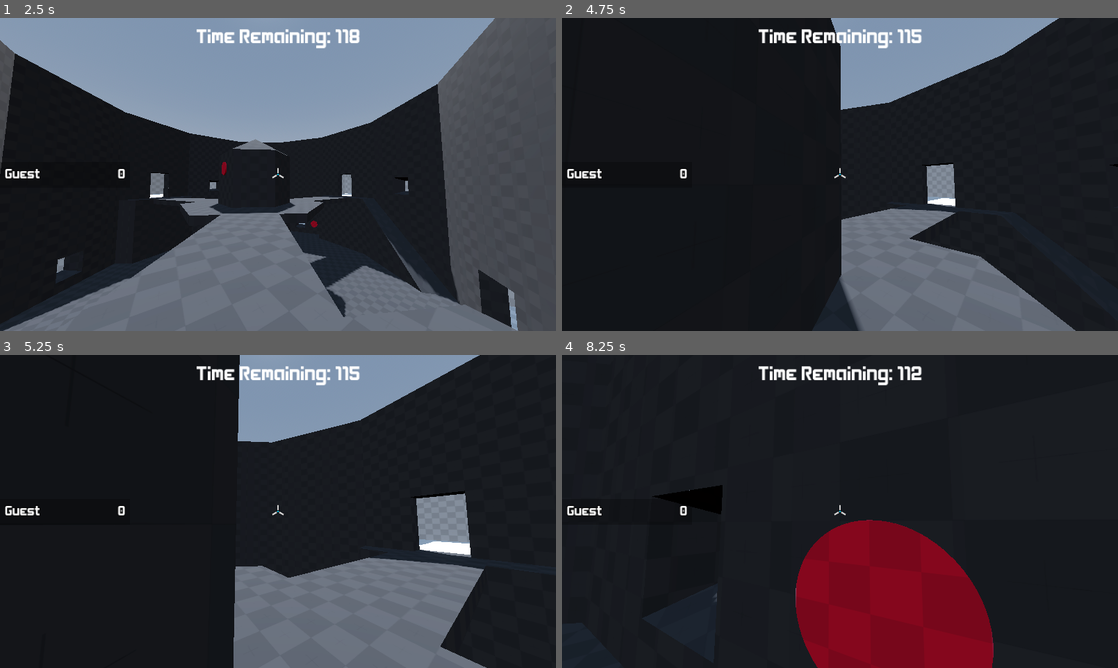
Above: before the commit, frames 1-4 (two rows, left to right).
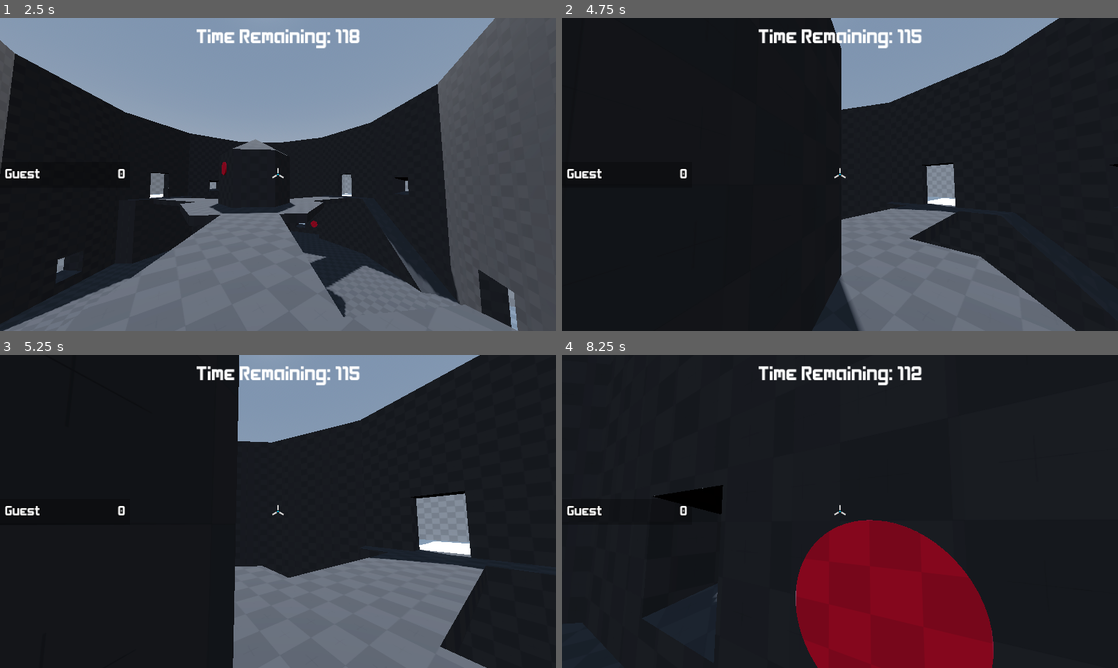
Above: after the commit, the same moments.

Repository: kdreese/godot-3D-shooter-project
Game: Godot game, scene res://src/states/menus/menu.tscn
The game is run twice, just before and just after one commit, with the same random seed, the same clock (stepped at 60 frames per second) and the same inputs.
Inputs (mouse positions are in pixels of both pictures, inside the frame that each line leads up to):
- Up to frame 1 (2.5 s): click "Free Play" at 0.5 s; move the mouse to (305, 174) at 1.27 s; hold Right mouse button (melee_attack) 1.28-2.03 s; hold W (move_forwards) from 1.28 s (still down); tap Space (jump) at 1.52, 2.27 s; move the mouse to (250, 174) at 2.02 s; click (250, 174) at 2.1 s
- Up to frame 2 (4.75 s): keep holding W (move_forwards); move the mouse to (851, 168) at 2.77 s; hold Right mouse button (melee_attack) 2.78-3.53 s; move the mouse to (834, 180) at 3.52 s; click (834, 180) at 3.6 s; tap Space (jump) at 3.77, 4.52 s; move the mouse to (878, 177) at 4.27 s; hold Right mouse button (melee_attack) from 4.28 s (still down)
- Up to frame 3 (5.25 s): keep holding W (move_forwards); move the mouse to (233, 508) at 5.02 s; release Right mouse button (melee_attack) at 5.03 s; click (233, 508) at 5.1 s
- Up to frame 4 (8.25 s): tap Space (jump) at 5.27, 6.77, 7.52 s; move the mouse to (845, 511) at 5.77 s; hold Right mouse button (melee_attack) 5.78-6.53 s; move the mouse to (817, 505) at 6.52 s; release W (move_forwards) at 6.53 s; hold D (move_right) 6.53-7.28 s; click (817, 505) at 6.6 s; move the mouse to (867, 511) at 7.27 s; hold Right mouse button (melee_attack) 7.28-8.03 s; hold W (move_forwards) from 7.28 s (still down); move the mouse to (812, 511) at 8.02 s; click (812, 511) at 8.1 s

Frame 1 is identical in both runs. In frame 2, less than 0.1% of the frame differs, in the area x 48-93%, y 1-100%; in frame 3, less than 0.1%, in the area x 41-87%, y 0-100%; in frame 4, less than 0.1%.

Commit message:
Added death barrier.

Diff:
--- a/src/levels/arena.tscn
+++ b/src/levels/arena.tscn
@@ -1,8 +1,9 @@
-[gd_scene load_steps=7 format=3 uid="uid://comegerv7kpdp"]
+[gd_scene load_steps=8 format=3 uid="uid://comegerv7kpdp"]
 
 [ext_resource type="PackedScene" uid="uid://bv7bliqu5vy4w" path="res://src/levels/geometry/arena.tscn" id="1_wx3bi"]
 [ext_resource type="PackedScene" uid="uid://dsa72p11ys28g" path="res://src/objects/target.tscn" id="2_r6q6b"]
 [ext_resource type="PackedScene" uid="uid://lrk6kkcr456q" path="res://src/objects/spawn_point.tscn" id="3_dgmbr"]
+[ext_resource type="PackedScene" uid="uid://cw7i2o0qsw3v1" path="res://src/objects/death_barrier.tscn" id="4_l420g"]
 
 [sub_resource type="ProceduralSkyMaterial" id="ProceduralSkyMaterial_v2xil"]
 sky_horizon_color = Color(0.64625, 0.65575, 0.67075, 1)
@@ -356,3 +357,6 @@
 projection = 1
 fov = 90.0
 size = 50.0
+
+[node name="DeathBarrier" parent="." instance=ExtResource("4_l420g")]
+transform = Transform3D(1, 0, 0, 0, 1, 0, 0, 0, 1, 2.08165e-12, -10, 2.08165e-12)
--- /dev/null
+++ b/src/objects/death_barrier.gd
@@ -0,0 +1,6 @@
+extends Area3D
+
+
+func _on_body_entered(body: Node3D):
+	var player := body as Player
+	player.on_death_barrier()
--- /dev/null
+++ b/src/objects/death_barrier.tscn
@@ -0,0 +1,14 @@
+[gd_scene load_steps=3 format=3 uid="uid://cw7i2o0qsw3v1"]
+
+[ext_resource type="Script" path="res://src/objects/death_barrier.gd" id="1_wi6js"]
+
+[sub_resource type="WorldBoundaryShape3D" id="WorldBoundaryShape3D_3340n"]
+
+[node name="DeathBarrier" type="Area3D"]
+collision_mask = 2
+script = ExtResource("1_wi6js")
+
+[node name="CollisionShape3D" type="CollisionShape3D" parent="."]
+shape = SubResource("WorldBoundaryShape3D_3340n")
+
+[connection signal="body_entered" from="." to="." method="_on_body_entered"]
--- a/src/objects/player.gd
+++ b/src/objects/player.gd
@@ -255,6 +255,10 @@
 		rpc("ive_been_hit")
 
 
+func on_death_barrier() -> void:
+	rpc("ive_been_hit")
+
+
 func on_respawn() -> void:
 	emit_signal("player_spawn")
 	is_active = true
--- a/src/states/game.gd
+++ b/src/states/game.gd
@@ -248,7 +248,7 @@
 			func(x): return x.assigned_player_id == player_id
 		)
 		for spawn_point in assigned_spawn_points:
-			spawn_point.player_id = -1
+			spawn_point.assigned_player_id = -1
 
 
 @rpc("authority", "call_local")
